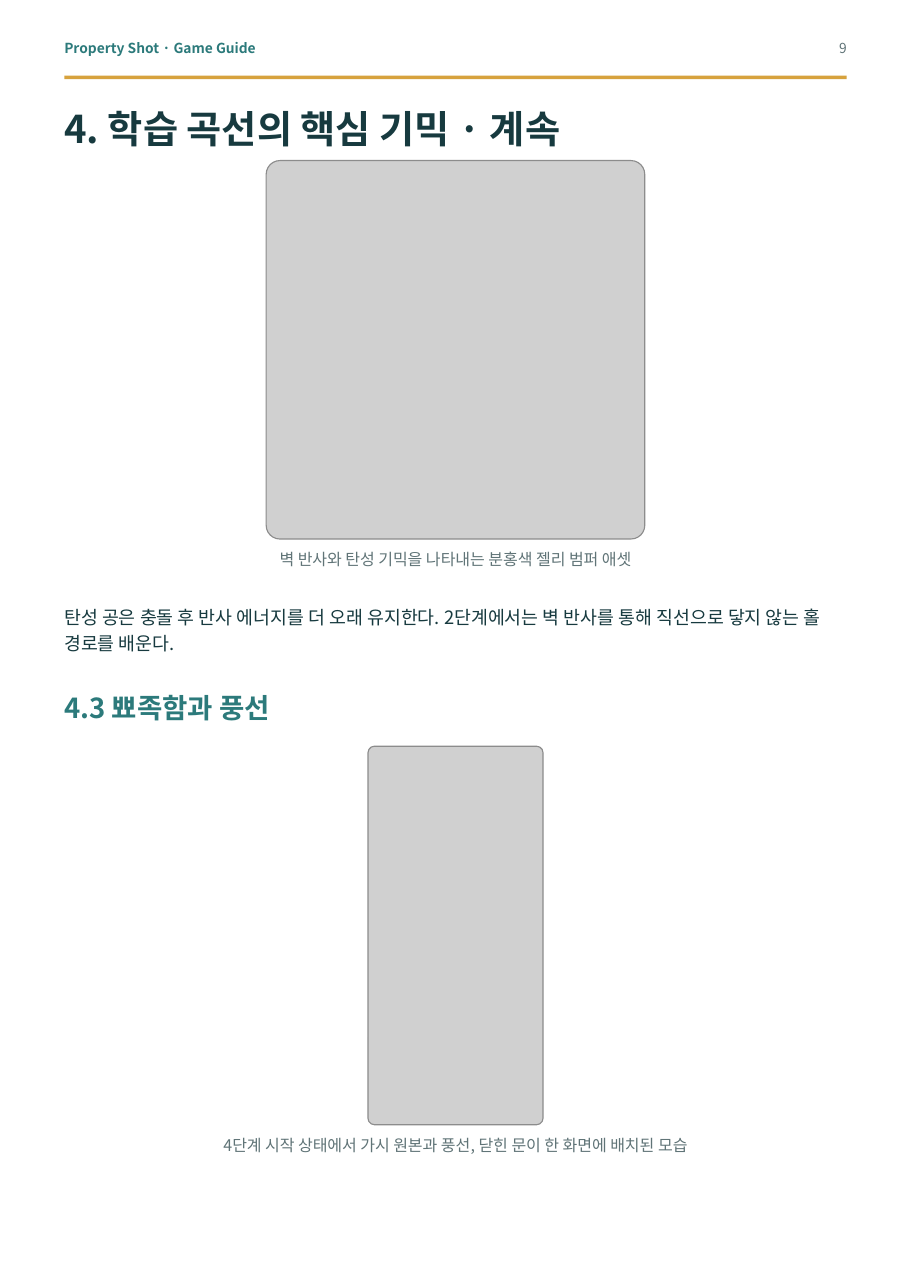
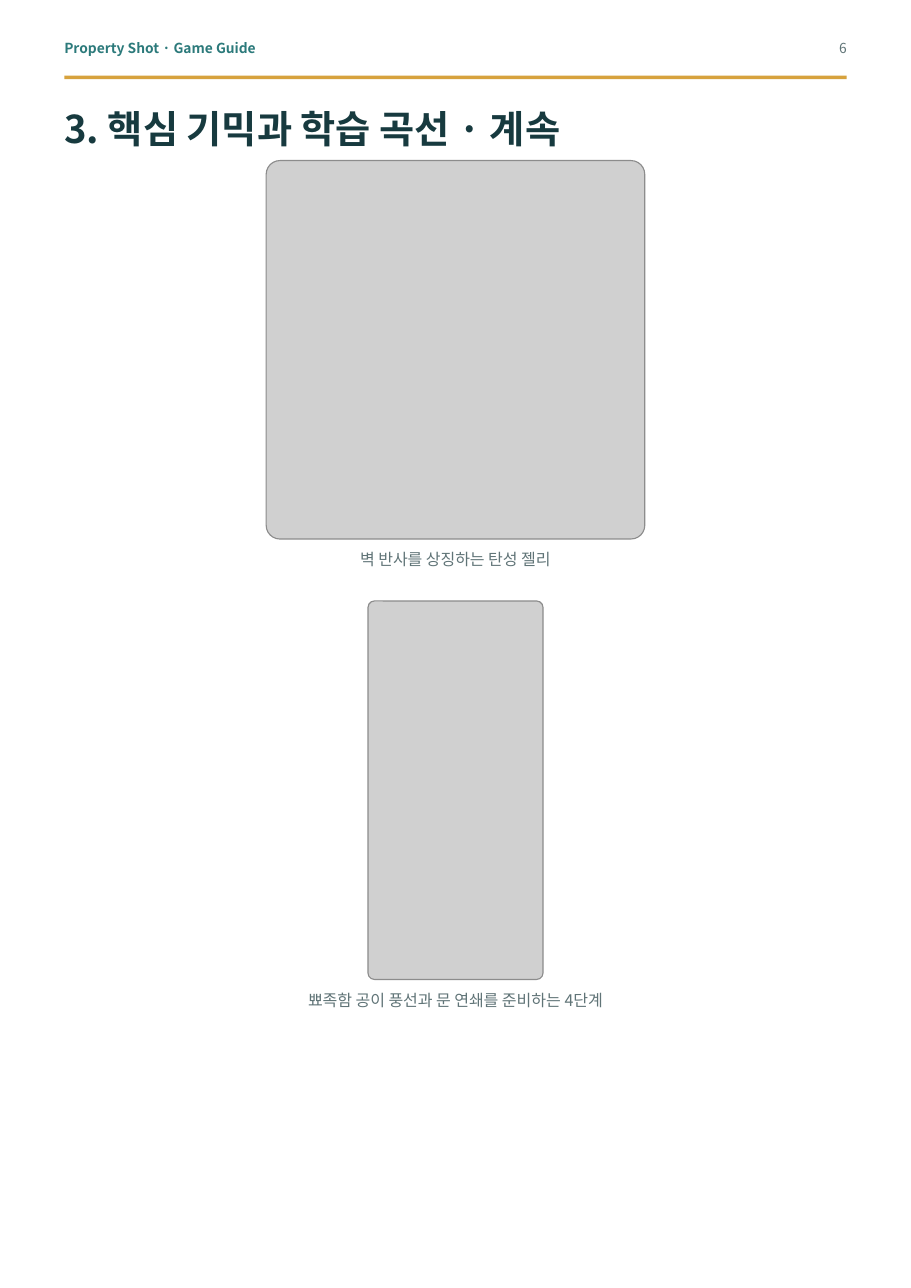
Before and after one commit to good5229/Property_shot, a slide deck: slide 6 of report/dist/property_shot_game_guide.pptx (slide 9 before the commit). Drawn at 911x1288 pixels with LibreOffice and Linux fonts; fonts in the diff are those of the drawing; grey boxes stand for pictures. Boxes give left, top, right and bottom in pixels: in the first picture for what was removed or moved away, otherwise in the second. Text is boxed around its words. In the diff, an @@ line names an element or a change of style, - is before the commit and + after.

```diff
--- a/report/dist/property_shot_game_guide.pptx
+++ b/report/dist/property_shot_game_guide.pptx
@@ text at (839, 43, 847, 53): text changed @@
-9
+6
@@ text at (64, 110, 560, 147): text changed @@
-4. 학습 곡선의 핵심 기믹 · 계속
+3. 핵심 기믹과 학습 곡선 · 계속
@@ text at (360, 551, 550, 567): text changed @@
-벽 반사와 탄성 기믹을 나타내는 분홍색 젤리 범퍼 애셋
+벽 반사를 상징하는 탄성 젤리
@@ text removed at (64, 608, 821, 652) @@
-탄성 공은 충돌 후 반사 에너지를 더 오래 유지한다. 2단계에서는 벽 반사를 통해 직선으로 닿지 않는 홀 경로를 배운다.
@@ picture added at (368, 601, 543, 980) @@
@@ text removed at (64, 694, 271, 721) @@
-4.3 뾰족함과 풍선
@@ picture removed at (368, 747, 543, 1126) @@
@@ text added at (308, 992, 603, 1008), 10.5 pt, text #607477 @@
+뾰족함 공이 풍선과 문 연쇄를 준비하는 4단계
@@ text removed at (223, 1137, 687, 1154) @@
-4단계 시작 상태에서 가시 원본과 풍선, 닫힌 문이 한 화면에 배치된 모습
```
Also in this commit, not shown: 6 other slides changed, 8 slides added, 10 slides removed, 13 other files.
